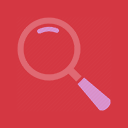
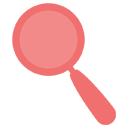
Revision of a layered 128px x 128px image; what changed, layer by layer:
removed layer "lupa" (was screen) over [16, 16, 112, 112]
added layer "Layer 1" above "Camada 1" over [12, 3, 116, 125]
hid "Camada 1", masked it over [0, 0, 128, 128]
